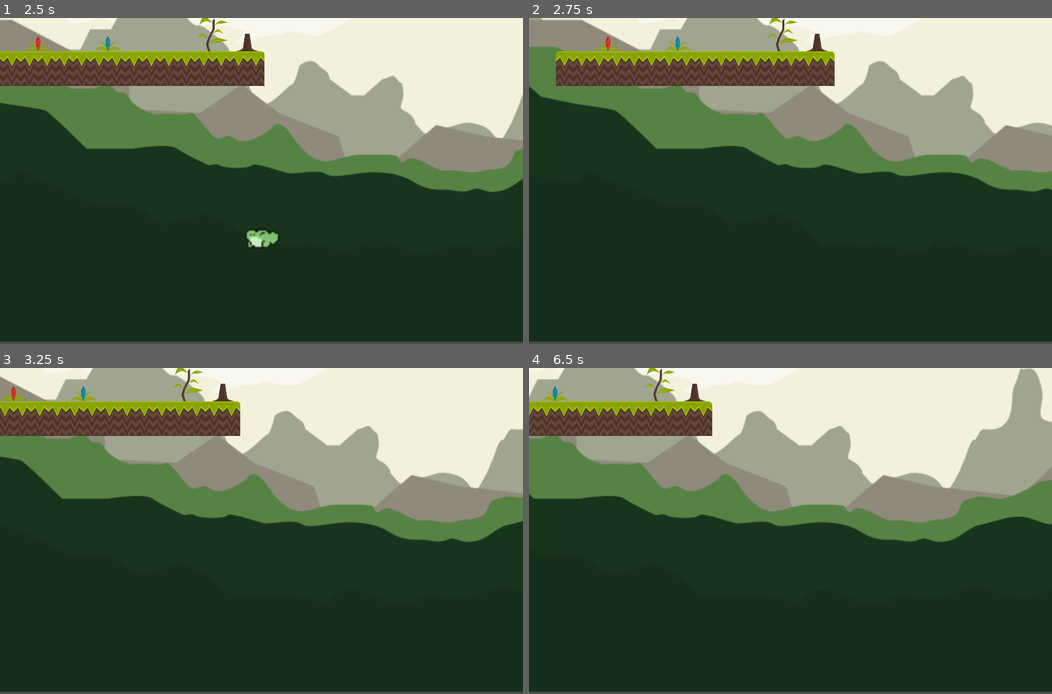
Above: before the commit, frames 1-4 (two rows, left to right).
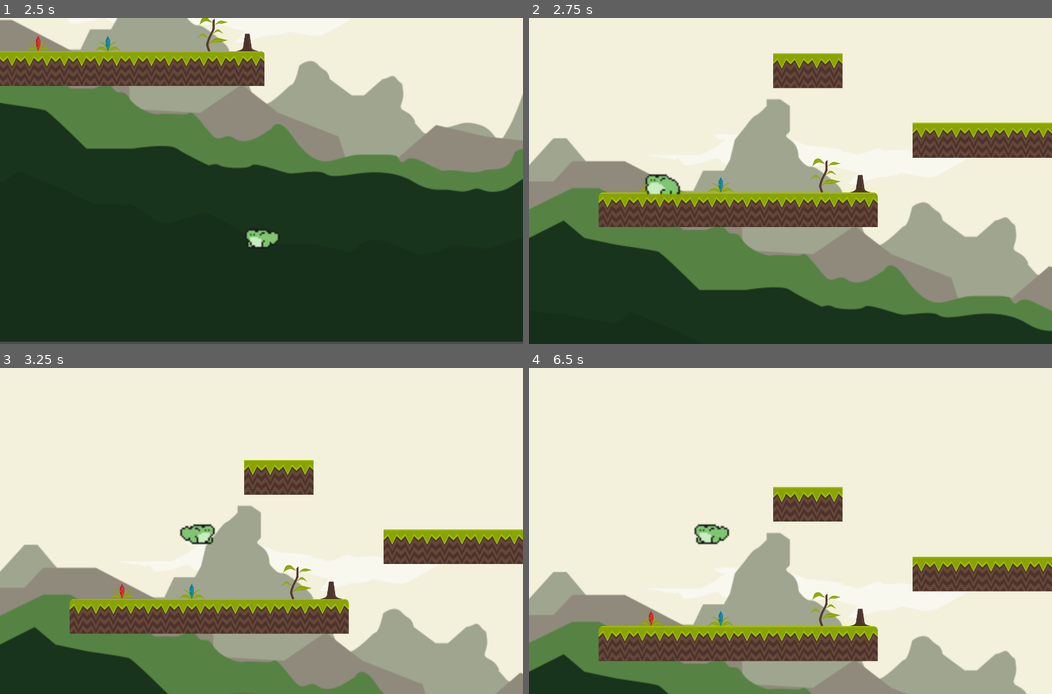
Above: after the commit, the same moments.

Repository: Myz09/hackumbc2025
Game: Godot game, scene res://Scenes/background.tscn
Two runs of this game, one before a commit and one after it. Both use one fixed random seed, a clock stepped at 60 frames per second and the inputs below. The project has no main scene, so this scene is started directly.
Inputs:
- Up to frame 1 (2.5 s): tap Enter (ui_accept) at 0.5, 0.77, 1.52 s; hold Right (ui_right) 0.53-2.03 s; hold Left (ui_left) from 2.03 s (still down)
- Up to frame 2 (2.75 s): keep holding Left (ui_left)
- Up to frame 3 (3.25 s): release Left (ui_left) at 2.78 s; hold Right (ui_right) from 2.78 s (still down); tap Enter (ui_accept) at 3.02 s
- Up to frame 4 (6.5 s): tap Enter (ui_accept) at 3.77, 4.52, 6.02 s; release Right (ui_right) at 4.28 s; hold Left (ui_left) 4.28-5.03 s; hold Right (ui_right) 5.03-5.78 s; hold Left (ui_left) from 5.78 s (still down)

Frame 1 is identical in both runs. In frame 2, 71% of the frame differs, in the area x 0-100%, y 0-100%; in frame 3, 80%; in frame 4, 83%.

Commit message:
12am - killzone works

Diff:
--- a/Scenes/background.tscn
+++ b/Scenes/background.tscn
@@ -1,8 +1,9 @@
-[gd_scene load_steps=6 format=4 uid="uid://4m6ifkkfdn5p"]
+[gd_scene load_steps=7 format=4 uid="uid://4m6ifkkfdn5p"]
 
-[ext_resource type="Texture2D" uid="uid://m8pd3vwb5evk" path="res://Assets/Vector/bg_jungle.svg" id="1_4aqey"]
+[ext_resource type="Texture2D" uid="uid://m8pd3vwb5evk" path="res://2D Platformer Jungle Pack (Tio Aimar)/Vector/bg_jungle.svg" id="1_4aqey"]
 [ext_resource type="Texture2D" uid="uid://caspm0j4epg3n" path="res://Assets/tilemap.png" id="2_xgxeb"]
 [ext_resource type="PackedScene" uid="uid://bus2mp34tngec" path="res://player.tscn" id="3_ltlj5"]
+[ext_resource type="PackedScene" uid="uid://domeig7egfgot" path="res://killzone.tscn" id="4_xgxeb"]
 
 [sub_resource type="TileSetAtlasSource" id="TileSetAtlasSource_splo0"]
 texture = ExtResource("2_xgxeb")
@@ -87,3 +88,7 @@
 limit_right = 1907
 limit_bottom = 1187
 limit_smoothed = true
+
+[node name="killzone" parent="." instance=ExtResource("4_xgxeb")]
+position = Vector2(-78, 997)
+scale = Vector2(1.4960938, 1.6527777)
--- a/Scripts/playerController.gd
+++ b/Scripts/playerController.gd
@@ -40,4 +40,8 @@
 	elif direction < 0:
 		PlayerAnimation.flip_h = false
 
+	if Globals.alive == false:
+		position.x = 319.0
+		position.y = 579
+		Globals.alive = true
 	move_and_slide()
--- a/killzone.gd
+++ b/killzone.gd
@@ -1,7 +1,7 @@
 extends Area2D
 
 
-func _on_body_entered(body:Node2D) -> void:
+func _on_body_entered(sbody:Node2D) -> void:
 	Globals.alive=false;
 # Called when the node enters the scene tree for the first time.
 func _ready() -> void:
--- a/killzone.tscn
+++ b/killzone.tscn
@@ -2,10 +2,14 @@
 
 [ext_resource type="Script" uid="uid://rnwhije8sspv" path="res://killzone.gd" id="1_3brf5"]
 
-[sub_resource type="WorldBoundaryShape2D" id="WorldBoundaryShape2D_n3uws"]
+[sub_resource type="RectangleShape2D" id="RectangleShape2D_3brf5"]
+size = Vector2(1928, 220)
 
 [node name="killzone" type="Area2D"]
 script = ExtResource("1_3brf5")
 
 [node name="killCollision" type="CollisionShape2D" parent="."]
-shape = SubResource("WorldBoundaryShape2D_n3uws")
+position = Vector2(954, 100)
+shape = SubResource("RectangleShape2D_3brf5")
+
+[connection signal="body_entered" from="." to="." method="_on_body_entered"]
